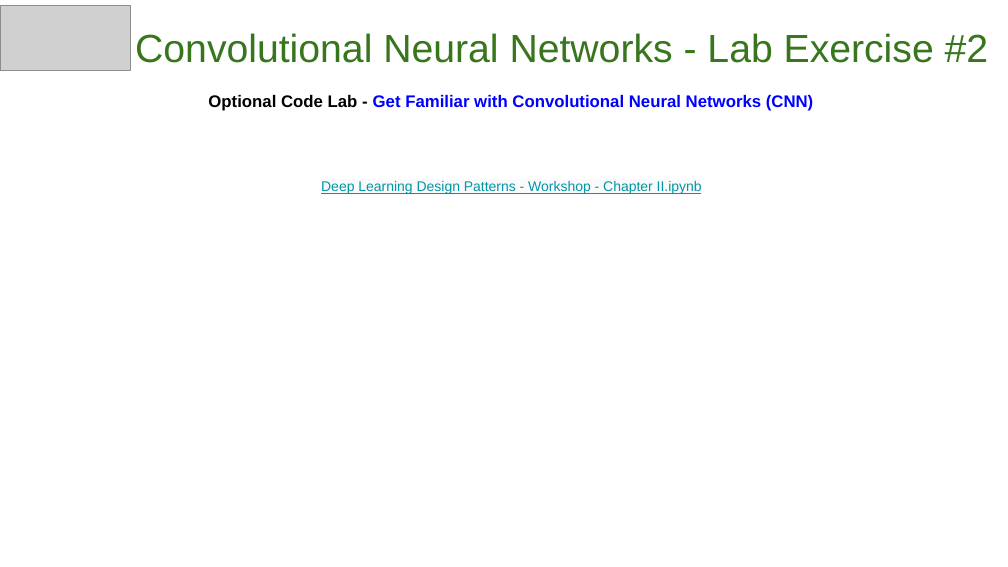
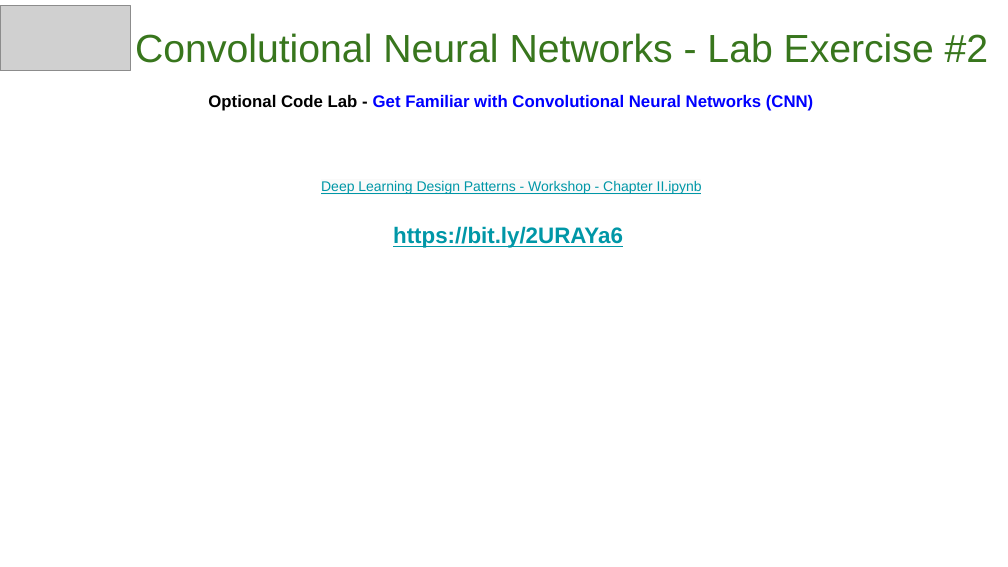
Before and after one commit to GoogleCloudPlatform/keras-idiomatic-programmer, a slide deck: slide 35 of books/deep-learning-design-patterns/Workshops/Novice/Deep Learning Design Patterns - Workshop - Chapter II.pptx. Drawn at 1008x567 pixels with LibreOffice and Linux fonts; fonts in the diff are those of the drawing; grey boxes stand for pictures. Boxes give left, top, right and bottom in pixels: in the first picture for what was removed or moved away, otherwise in the second. Text is boxed around its words. In the diff, an @@ line names an element or a change of style, - is before the commit and + after.

```diff
--- a/books/deep-learning-design-patterns/Workshops/Novice/Deep Learning Design Patterns - Workshop - Chapter II.pptx
+++ b/books/deep-learning-design-patterns/Workshops/Novice/Deep Learning Design Patterns - Workshop - Chapter II.pptx
@@ text at [393, 226, 623, 248]: paragraph added @@
+https://bit.ly/2URAYa6
```
Also in this commit, not shown: 2 other slides changed, 1 other file.
